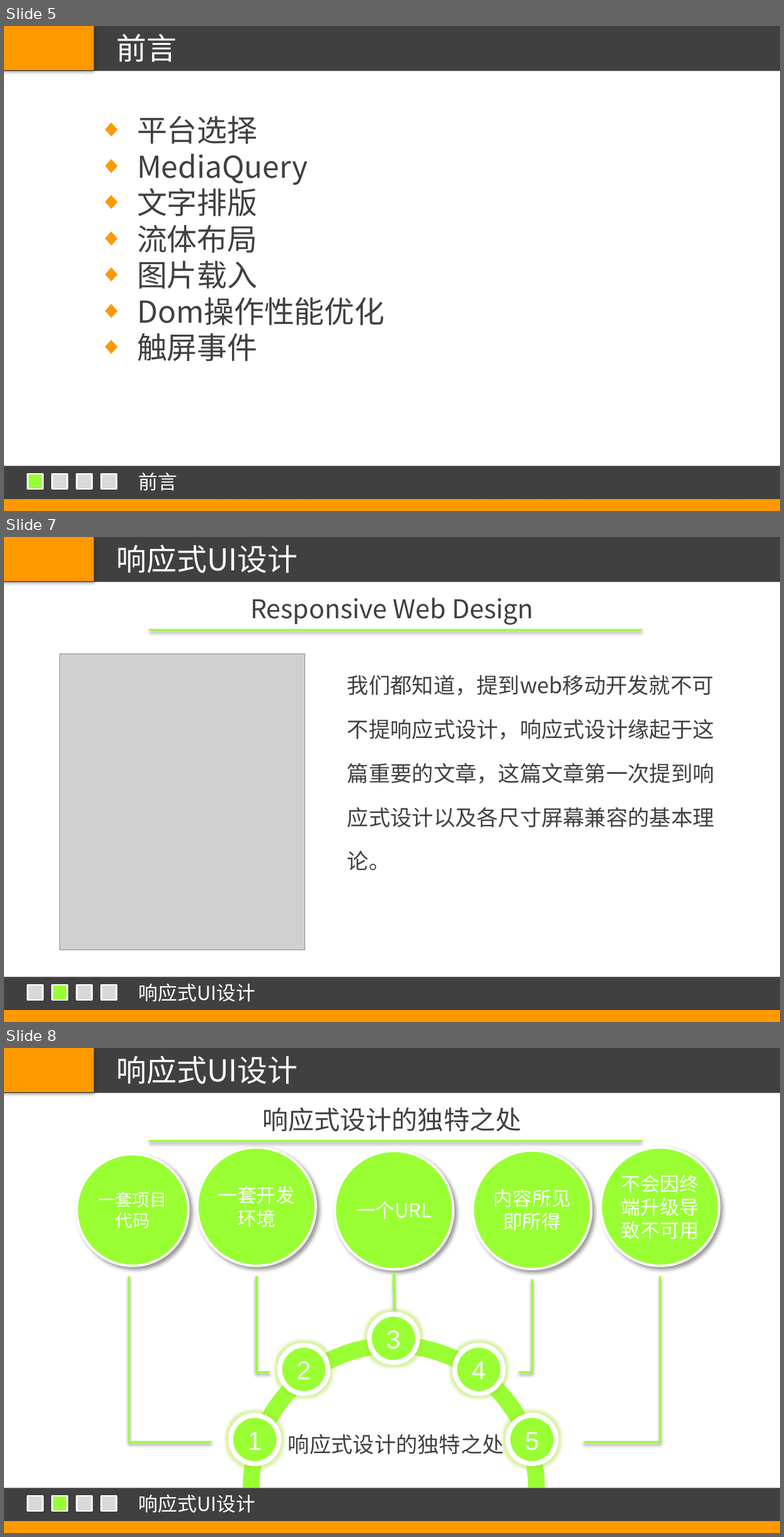
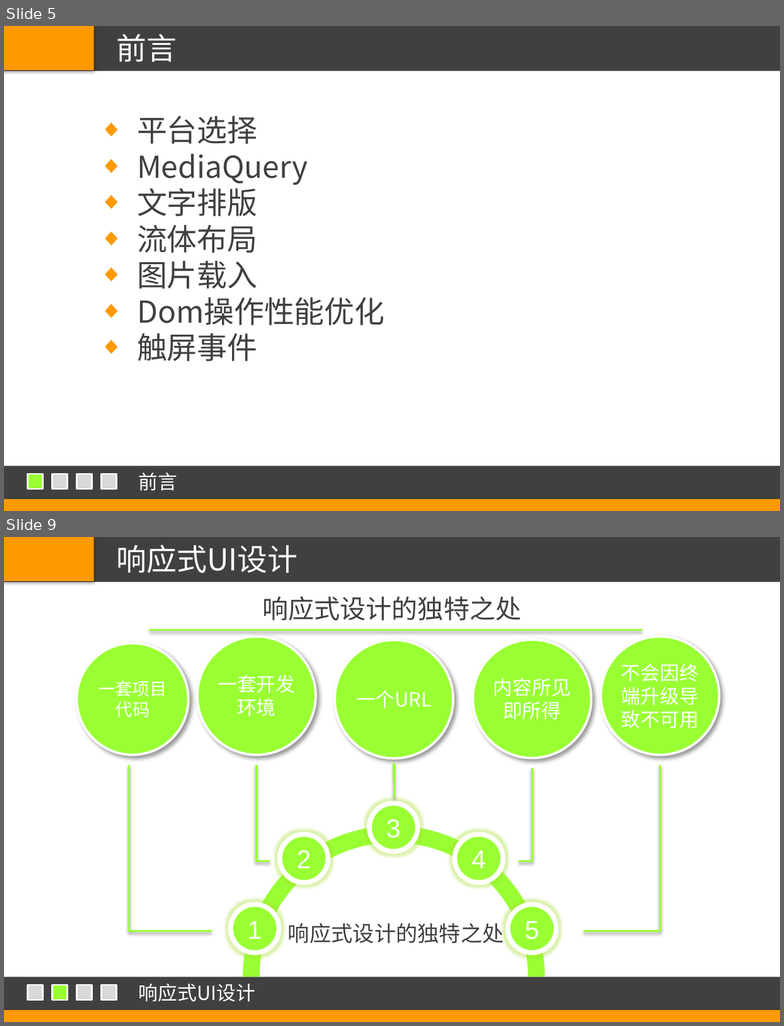
Before and after one commit to ssdut-nowind/NeusoftApp, a slide deck: doc/移动端Web开发框架讨论.pptx. Shown one above the other, each under a label of ours: slides 5, 7 and 8 before the commit, slides 5 and 9 after it; the slides between them are not shown. The pictures are 784x1537 and 784x1026 pixels, drawn with LibreOffice and Linux fonts; fonts in the diff are those of the drawing; grey boxes stand for pictures. Boxes give left, top, right and bottom in pixels: in the first picture for what was removed or moved away, otherwise in the second. Text is boxed around its words. In the diff, an @@ line names an element or a change of style, - is before the commit and + after.

```diff
--- a/doc/移动端Web开发框架讨论.pptx
+++ b/doc/移动端Web开发框架讨论.pptx
@@ slide 7 removed at <box>4,537,780,1022</box>, background #FFFFFF; not listed: 4 template elements that a slide beside it also shows @@
@@ text removed at <box>116,545,298,573</box> @@
-响应式UI设计
@@ text removed at <box>250,597,534,625</box> @@
-Responsive Web Design
@@ line removed from (149, 630) to (642, 630) @@
@@ picture removed at <box>60,654,305,950</box> @@
@@ text removed at <box>347,675,715,870</box> @@
-我们都知道，提到web移动开发就不可不提响应式设计，响应式设计缘起于这篇重要的文章，这篇文章第一次提到响应式设计以及各尺寸屏幕兼容的基本理论。
@@ rectangle removed at <box>28,985,43,999</box> @@
@@ rectangle removed at <box>52,985,67,999</box> @@
@@ rectangle removed at <box>77,985,92,999</box> @@
@@ rectangle removed at <box>101,985,116,999</box> @@
@@ text removed at <box>139,984,255,1002</box> @@
-响应式UI设计
@@ what was slide 8 is now slide 9 @@
```
Also in this commit, not shown: 2 slides changed, 2 slides added.
